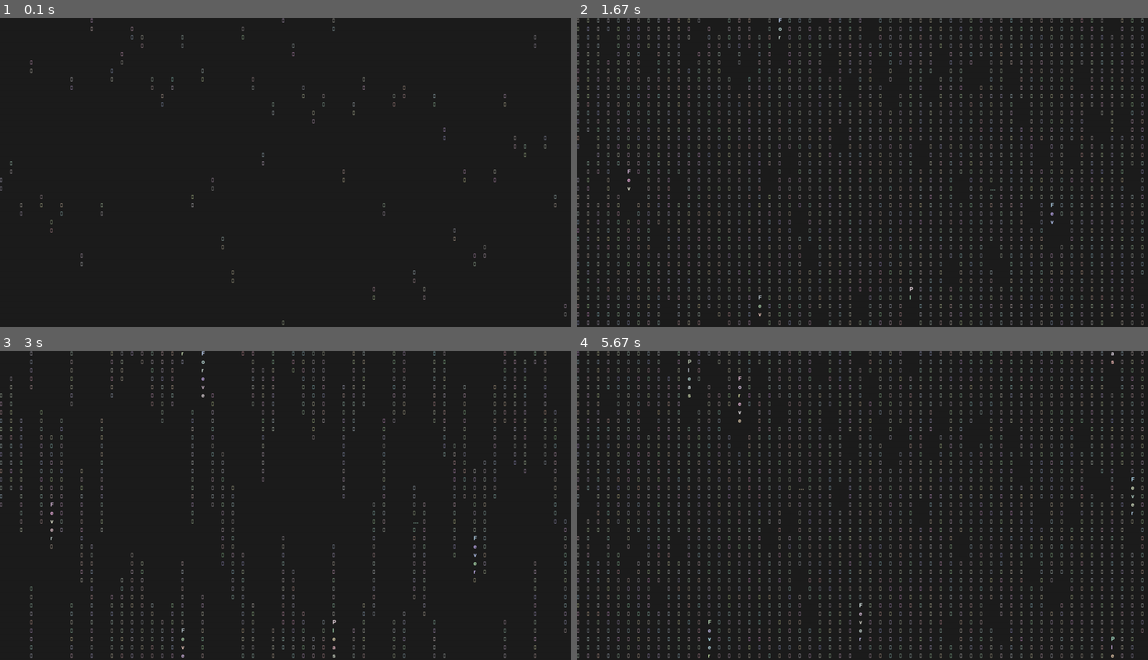
Above: before the commit, frames 1-4 (two rows, left to right).
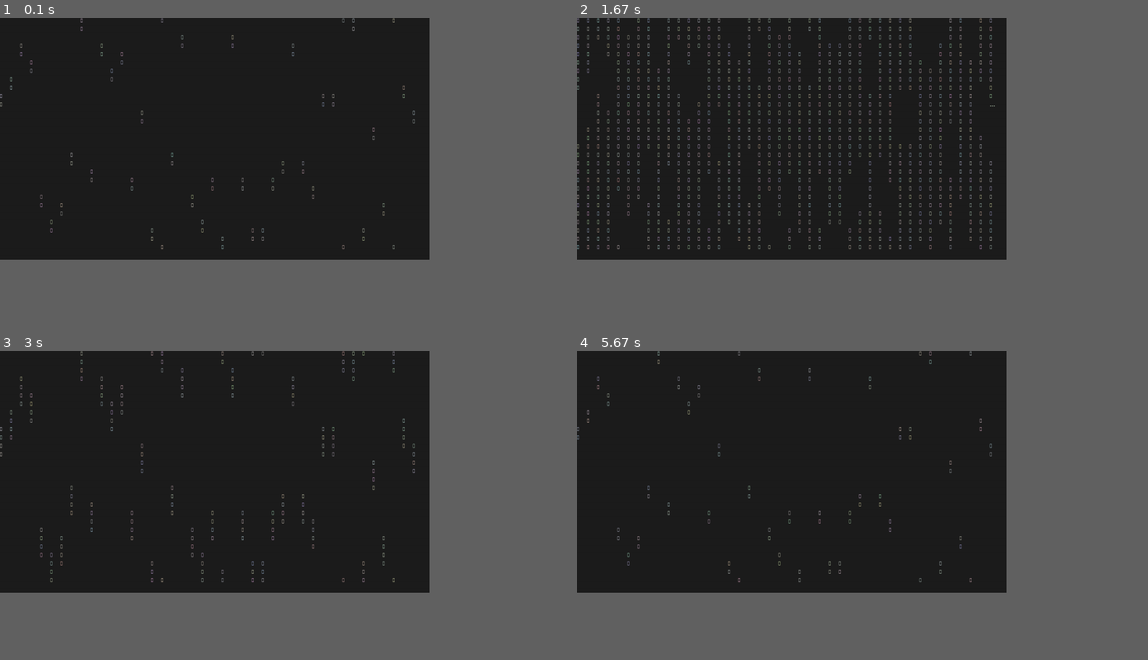
Above: after the commit, the same moments.

Repository: lhsueh1/pygame-card-with-japanese-cmatrix
Game: pygame game, started from controller.py
The game is run twice, just before and just after one commit, with the same random seed, the same clock (stepped at 60 frames per second) and the same inputs.
Inputs:
- Up to frame 1 (0.1 s): no input
- Up to frame 2 (1.67 s): no input
- Up to frame 3 (3 s): no input
- Up to frame 4 (5.67 s): no input
The window is 900x487 before the commit and 677x381 after it. Grey fills any space a smaller window leaves; there, only what the larger window draws over its background counts as a difference.

The runs differ from the first frame. In frame 1, 0.6% of the frame differs, in the area x 0-100%, y 0-100%; in frame 2, 7.0%; in frame 3, 3.8%; in frame 4, 7.8%.

Commit message:
adjusted for all resolution

Diff:
--- a/controller.py
+++ b/controller.py
@@ -6,7 +6,7 @@
 
 
 class Controller:
-    def __init__(self, width=1700, height=920):
+    def __init__(self, width=2560, height=1440):
         '''
         set up the window
         args:
@@ -18,7 +18,7 @@
         pygame.init()
         self.width = width
         self.height = height
-        self.screen = pygame.display.set_mode((self.width, self.height))
+        self.screen = pygame.display.set_mode((0,0),pygame.FULLSCREEN)
         self.background = pygame.Surface(self.screen.get_size()).convert()
 
         #square
@@ -85,7 +85,9 @@
 
             #redraw the entire screen
 
-            self.background = pygame.transform.scale((pygame.image.load("src/red.png")), (1700,920))
+            w, h = pygame.display.get_surface().get_size()
+
+            self.background = pygame.transform.scale((pygame.image.load("src/red.png")), (w,h))
             self.screen.blit(self.background, (0, 0))
             self.components.draw(self.screen)
             self.bs.draw(self.screen)
@@ -111,6 +113,8 @@
 
         i = 0
 
+        w, h = pygame.display.get_surface().get_size()
+
         while True:
 
             #exit button
@@ -124,8 +128,10 @@
 
 
             #redraw the entire screen
+            self.background = pygame.transform.scale((pygame.image.load("src/kinda_black.png")), (w,h))
 
-            self.background = pygame.transform.scale((pygame.image.load("src/kinda_black.png")), (1800,925))
+            # after making the background fill in black, set width to fit size of words
+            h = h - (h % 25)
 
 
             if i == 0:
@@ -146,20 +152,22 @@
             font = pygame.font.Font("src/jf-openhuninn-1.1.ttf", 24)
 
             # rows
-            for j in range(58):
+            for j in range(w//30):
                 ranged_j = j % len(texts)
                 ranged_i = i % (len(texts[ranged_j]) - 1)
-                if i >= 37: # 925/25 max words per column
-                    self.paint_blank(j, i, random_list[j])
+                if i >= (h / 25): # screen height /25 max words per column
+                    self.paint_blank(j, i, random_list[ranged_j], h)
                 else:
-                    self.paint_word(font, texts[ranged_j][ranged_i], j, i, random_list[j])
+                    print(ranged_i)
+                    self.paint_word(font, texts[ranged_j][ranged_i], j, i, random_list[ranged_j],h)
+                #print(j)
 
 
             pygame.display.update()
             time.sleep(0.05)
 
             print(i)
-            if i < 73:
+            if i < ((h / 25) * 2 - 1):
                 i += 1
             else:
                 i = 0
@@ -173,13 +181,13 @@
 
 
     # Deal with one single word
-    def paint_word(self, font, word,j, i, yy):
+    def paint_word(self, font, word,j, i, yy,h):
         fontRead = font.render(word, True,(random.randint(180,255),random.randint(180,255),random.randint(180,255)))
-        self.screen.blit(fontRead,(30 * j, (yy * 25 + 25*i) % 925))
+        self.screen.blit(fontRead,(30 * j, (yy * 25 + 25*i) % h))
 
-    def paint_blank(self, j, i ,yy):
+    def paint_blank(self, j, i ,yy, h):
         blank = pygame.transform.scale((pygame.image.load("src/kinda_black.png")), (30,25))
-        self.screen.blit(blank,(30 * j, (yy * 25 + 25*i) % 925))
+        self.screen.blit(blank,(30 * j, (yy * 25 + 25*i) % h))
 
 
 
